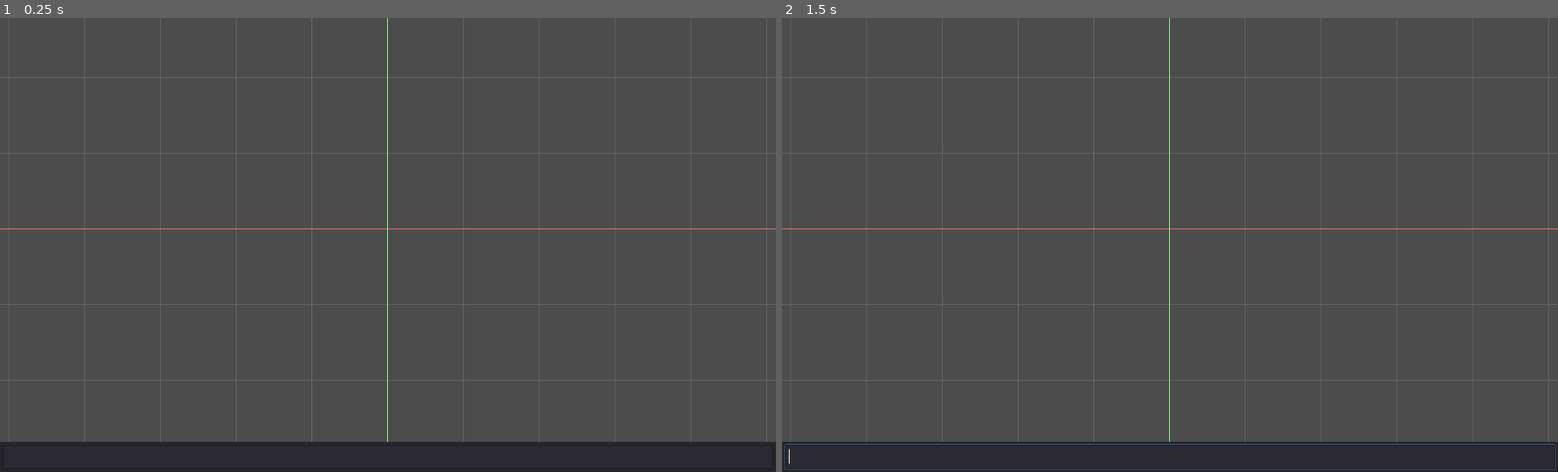
Above: before the commit, frames 1-2 (left to right).
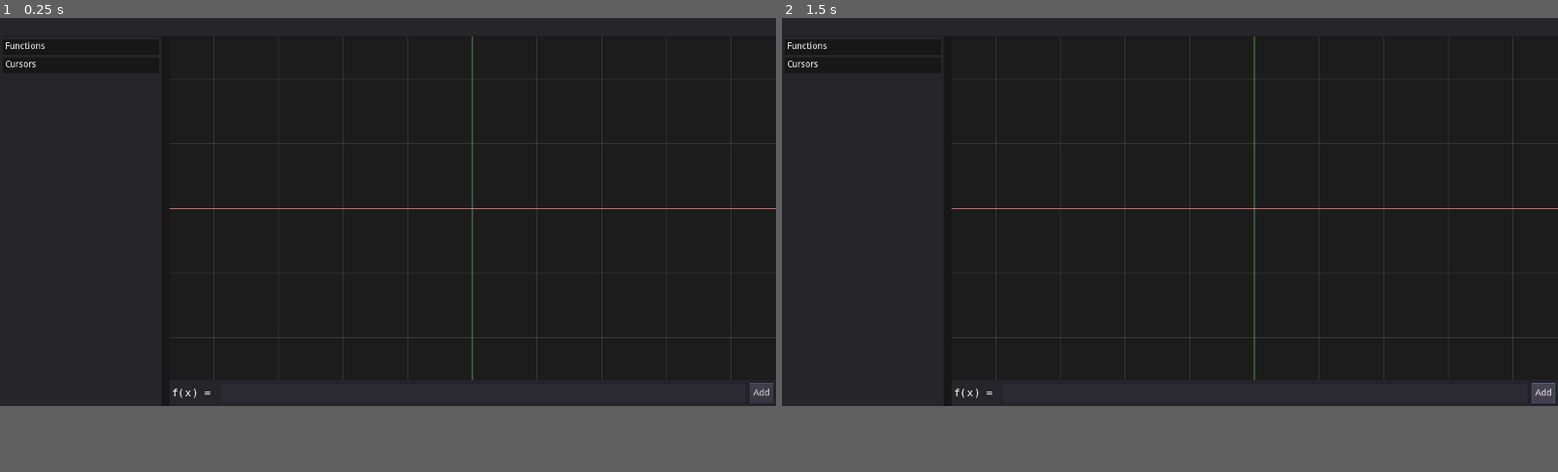
Above: after the commit, the same moments.

Repository: Zylann/godot_grapher
Game: Godot game, scene res://main.tscn
The game is run twice, just before and just after one commit, with the same random seed, the same clock (stepped at 60 frames per second) and the same inputs.
Inputs (mouse positions are in pixels of both pictures, inside the frame that each line leads up to):
- Up to frame 1 (0.25 s): no input
- Up to frame 2 (1.5 s): click (1542, 458) at 0.5 s, where only the run after the commit has a clickable "Add"; click (1542, 458) at 1.25 s, where only the run after the commit has a clickable "Add"
The window is 800x468 before the commit and 800x400 after it. Grey fills any space a smaller window leaves; there, only what the larger window draws over its background counts as a difference.

The runs differ from the first frame. In frame 1, 91% of the frame differs, in the area x 0-100%, y 0-100%; in frame 2, 91%.

Commit message:
Add some UI for next features

Diff:
--- a/main.tscn
+++ b/main.tscn
@@ -6,35 +6,152 @@
 [node name="Main" type="Control"]
 anchor_right = 1.0
 anchor_bottom = 1.0
-
-[node name="VBoxContainer" type="VBoxContainer" parent="."]
-anchor_right = 1.0
-anchor_bottom = 1.0
 __meta__ = {
 "_edit_use_anchors_": false
 }
 
-[node name="Graph" type="Control" parent="VBoxContainer"]
-margin_right = 1024.0
-margin_bottom = 556.0
-size_flags_vertical = 3
-script = ExtResource( 1 )
+[node name="VB" type="VBoxContainer" parent="."]
+anchor_right = 1.0
+anchor_bottom = 1.0
+custom_constants/separation = 1
+__meta__ = {
+"_edit_use_anchors_": false
+}
 
-[node name="Panel" type="Panel" parent="VBoxContainer"]
-margin_top = 560.0
-margin_right = 1024.0
-margin_bottom = 600.0
-rect_min_size = Vector2( 0, 40 )
+[node name="TopPanel" type="Panel" parent="VB"]
+margin_right = 1200.0
+margin_bottom = 28.0
+rect_min_size = Vector2( 0, 28 )
 
-[node name="LineEdit" type="LineEdit" parent="VBoxContainer/Panel"]
+[node name="HB" type="HBoxContainer" parent="VB/TopPanel"]
 anchor_right = 1.0
 anchor_bottom = 1.0
 margin_left = 4.0
 margin_top = 4.0
 margin_right = -4.0
 margin_bottom = -4.0
+__meta__ = {
+"_edit_use_anchors_": false
+}
+
+[node name="Button" type="Button" parent="VB/TopPanel/HB"]
+visible = false
+margin_right = 12.0
+margin_bottom = 20.0
+__meta__ = {
+"_edit_use_anchors_": false
+}
+
+[node name="HSplit" type="HSplitContainer" parent="VB"]
+margin_top = 29.0
+margin_right = 1200.0
+margin_bottom = 600.0
+size_flags_vertical = 3
+split_offset = 250
+
+[node name="LeftPanel" type="Panel" parent="VB/HSplit"]
+margin_right = 250.0
+margin_bottom = 571.0
+
+[node name="VB" type="VBoxContainer" parent="VB/HSplit/LeftPanel"]
+anchor_right = 1.0
+anchor_bottom = 1.0
+margin_left = 4.0
+margin_top = 4.0
+margin_right = -4.0
+margin_bottom = -4.0
+__meta__ = {
+"_edit_use_anchors_": false
+}
+
+[node name="Functions" type="ColorRect" parent="VB/HSplit/LeftPanel/VB"]
+margin_right = 242.0
+margin_bottom = 24.0
+rect_min_size = Vector2( 0, 24 )
+color = Color( 0.0901961, 0.0901961, 0.0901961, 1 )
+
+[node name="Label" type="Label" parent="VB/HSplit/LeftPanel/VB/Functions"]
+anchor_right = 1.0
+anchor_bottom = 1.0
+margin_left = 4.0
+margin_top = 4.0
+margin_right = -4.0
+margin_bottom = -4.0
+text = "Functions"
+__meta__ = {
+"_edit_use_anchors_": false
+}
+
+[node name="Cursors" type="ColorRect" parent="VB/HSplit/LeftPanel/VB"]
+margin_top = 28.0
+margin_right = 242.0
+margin_bottom = 52.0
+rect_min_size = Vector2( 0, 24 )
+color = Color( 0.0901961, 0.0901961, 0.0901961, 1 )
+
+[node name="Label" type="Label" parent="VB/HSplit/LeftPanel/VB/Cursors"]
+anchor_right = 1.0
+anchor_bottom = 1.0
+margin_left = 4.0
+margin_top = 4.0
+margin_right = -4.0
+margin_bottom = -4.0
+text = "Cursors"
+__meta__ = {
+"_edit_use_anchors_": false
+}
+
+[node name="VBRight" type="VBoxContainer" parent="VB/HSplit"]
+margin_left = 262.0
+margin_right = 1200.0
+margin_bottom = 571.0
+custom_constants/separation = 0
+
+[node name="Graph" type="ColorRect" parent="VB/HSplit/VBRight"]
+margin_right = 938.0
+margin_bottom = 531.0
+rect_clip_content = true
+size_flags_vertical = 3
+color = Color( 0.109804, 0.109804, 0.109804, 1 )
+script = ExtResource( 1 )
+
+[node name="BottomPanel" type="Panel" parent="VB/HSplit/VBRight"]
+margin_top = 531.0
+margin_right = 938.0
+margin_bottom = 571.0
+rect_min_size = Vector2( 0, 40 )
+
+[node name="HB" type="HBoxContainer" parent="VB/HSplit/VBRight/BottomPanel"]
+anchor_right = 1.0
+anchor_bottom = 1.0
+margin_left = 4.0
+margin_top = 4.0
+margin_right = -4.0
+margin_bottom = -4.0
+__meta__ = {
+"_edit_use_anchors_": false
+}
+
+[node name="Label" type="Label" parent="VB/HSplit/VBRight/BottomPanel/HB"]
+margin_top = 6.0
+margin_right = 70.0
+margin_bottom = 25.0
+custom_fonts/font = ExtResource( 2 )
+text = "f(x) = "
+
+[node name="LineEdit" type="LineEdit" parent="VB/HSplit/VBRight/BottomPanel/HB"]
+margin_left = 74.0
+margin_right = 889.0
+margin_bottom = 32.0
+size_flags_horizontal = 3
 custom_fonts/font = ExtResource( 2 )
 __meta__ = {
 "_edit_use_anchors_": false
 }
-[connection signal="text_entered" from="VBoxContainer/Panel/LineEdit" to="VBoxContainer/Graph" method="_on_LineEdit_text_entered"]
+
+[node name="Button" type="Button" parent="VB/HSplit/VBRight/BottomPanel/HB"]
+margin_left = 893.0
+margin_right = 930.0
+margin_bottom = 32.0
+text = "Add"
+[connection signal="text_entered" from="VB/HSplit/VBRight/BottomPanel/HB/LineEdit" to="VB/HSplit/VBRight/Graph" method="_on_LineEdit_text_entered"]
--- a/project.godot
+++ b/project.godot
@@ -19,6 +19,10 @@
 run/main_scene="res://main.tscn"
 config/icon="res://icon.png"
 
+[display]
+
+window/size/width=1200
+
 [rendering]
 
 quality/driver/driver_name="GLES2"
@@ -28,5 +32,6 @@
 quality/reflections/texture_array_reflections=false
 quality/reflections/high_quality_ggx=false
 quality/depth_prepass/enable=false
+environment/default_clear_color=Color( 0.0901961, 0.0901961, 0.0901961, 1 )
 quality/depth/hdr=false
 environment/default_environment="res://default_env.tres"
